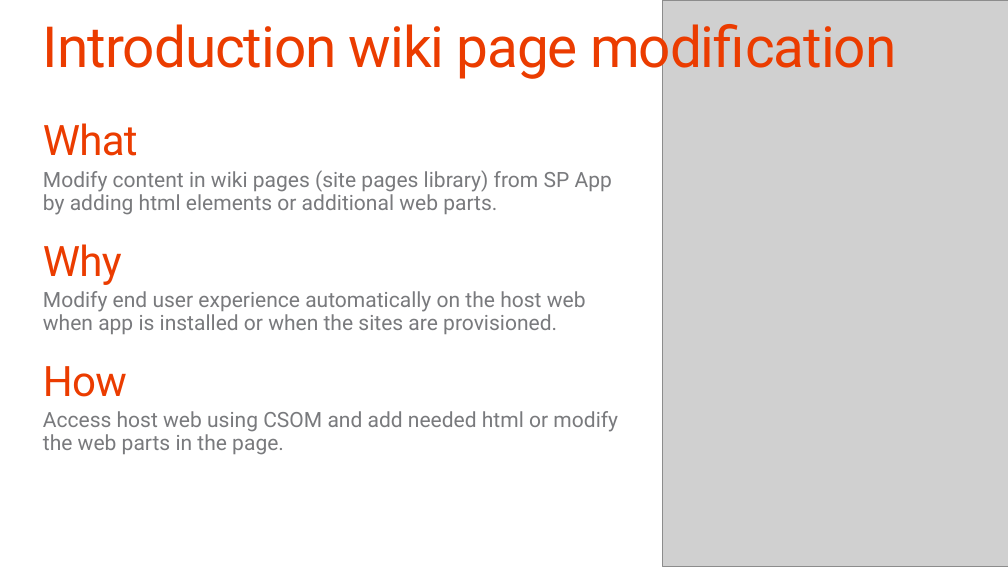
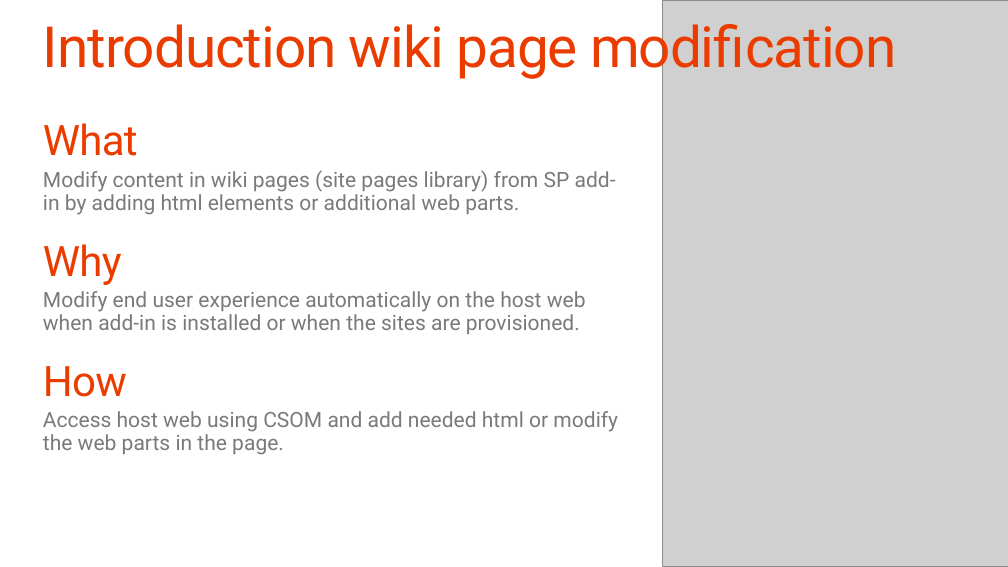
Before and after one commit to fabbbiob/TrainingContent, a slide deck: slide 9 of O3658/02 Managing site settings using app model/2_SiteManagement.pptx. Drawn at 1008x567 pixels with LibreOffice and Linux fonts; fonts in the diff are those of the drawing; grey boxes stand for pictures; background and template pictures are left out. Boxes give left, top, right and bottom in pixels: in the first picture for what was removed or moved away, otherwise in the second. Text is boxed around its words. In the diff, an @@ line names an element or a change of style, - is before the commit and + after.

```diff
--- a/O3658/02 Managing site settings using app model/2_SiteManagement.pptx
+++ b/O3658/02 Managing site settings using app model/2_SiteManagement.pptx
@@ text at bbox=[43, 170, 616, 215]: text changed @@
-  Modify content in wiki pages (site pages library) from SP App by adding html elements or additional web parts.
+  Modify content in wiki pages (site pages library) from SP add-in by adding html elements or additional web parts.
@@ text at bbox=[43, 291, 586, 334]: text changed @@
-  Modify end user experience automatically on the host web when app is installed or when the sites are provisioned.
+  Modify end user experience automatically on the host web when add-in is installed or when the sites are provisioned.
```
Also in this commit, not shown: 9 other slides changed, 1 slide added, 1 slide removed, 6 other files.
